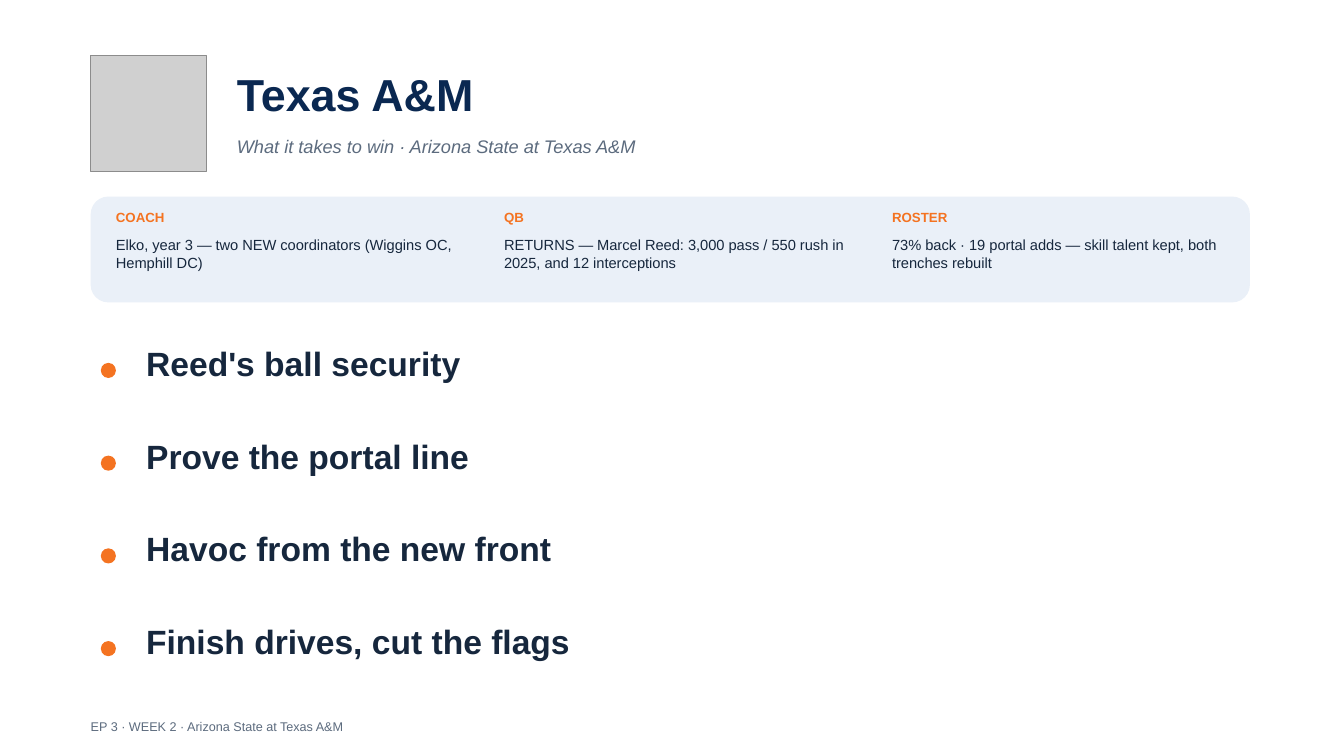
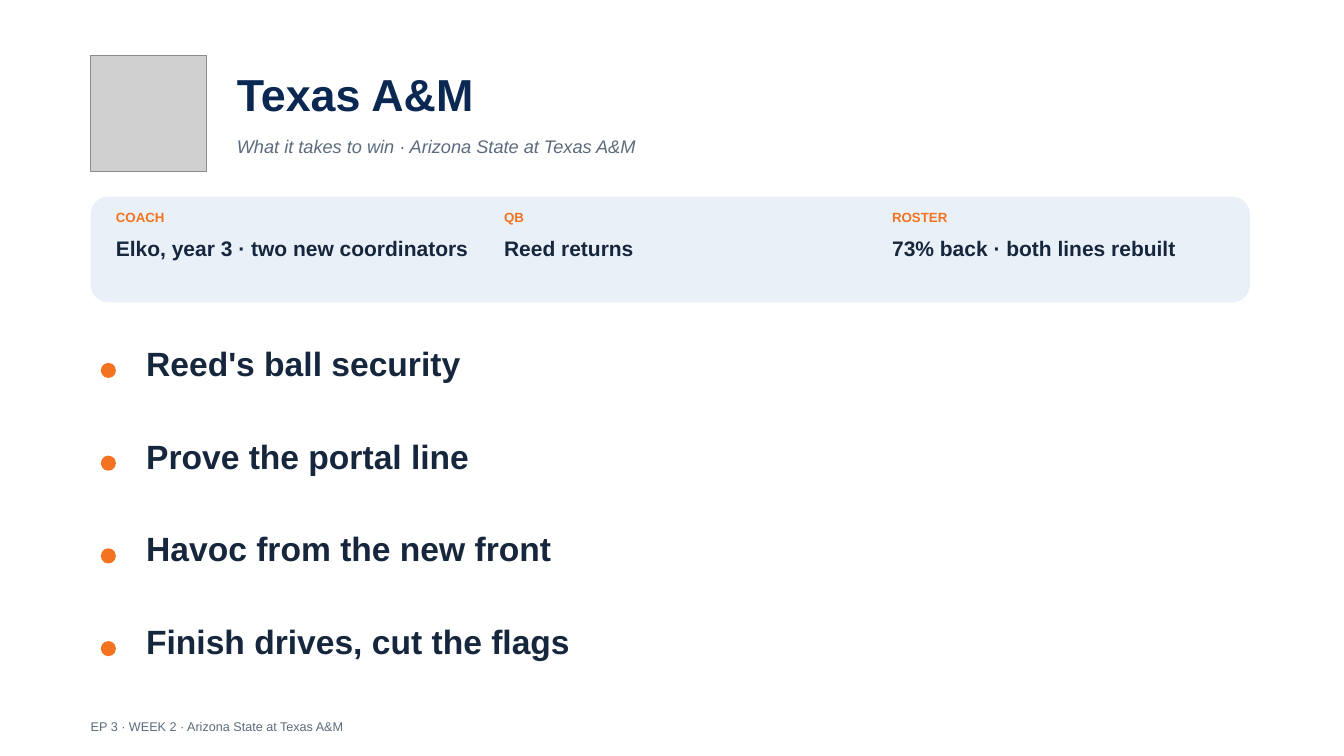
Before and after one commit to lucasalvarezflorida-lab/ncaa-fbs-analytics, a slide deck: slide 11 of decks/2026_Week2_Episode3.pptx. Drawn at 1344x756 pixels with LibreOffice and Linux fonts; fonts in the diff are those of the drawing; grey boxes stand for pictures. Boxes give left, top, right and bottom in pixels: in the first picture for what was removed or moved away, otherwise in the second. Text is boxed around its words. In the diff, an @@ line names an element or a change of style, - is before the commit and + after.

```diff
--- a/decks/2026_Week2_Episode3.pptx
+++ b/decks/2026_Week2_Episode3.pptx
@@ text at (x1=116, y1=240, x2=468, y2=261): text changed; size 10.5 to 15 pt; bold on @@
-Elko, year 3 — two NEW coordinators (Wiggins OC, Hemphill DC)
+Elko, year 3 · two new coordinators
@@ text at (x1=504, y1=240, x2=633, y2=256): text changed; size 10.5 to 15 pt; bold on @@
-RETURNS — Marcel Reed: 3,000 pass / 550 rush in 2025, and 12 interceptions
+Reed returns
@@ text at (x1=892, y1=240, x2=1175, y2=257): text changed; size 10.5 to 15 pt; bold on @@
-73% back · 19 portal adds — skill talent kept, both trenches rebuilt
+73% back · both lines rebuilt
```
Also in this commit, not shown: 9 other slides changed, 1 other file.
